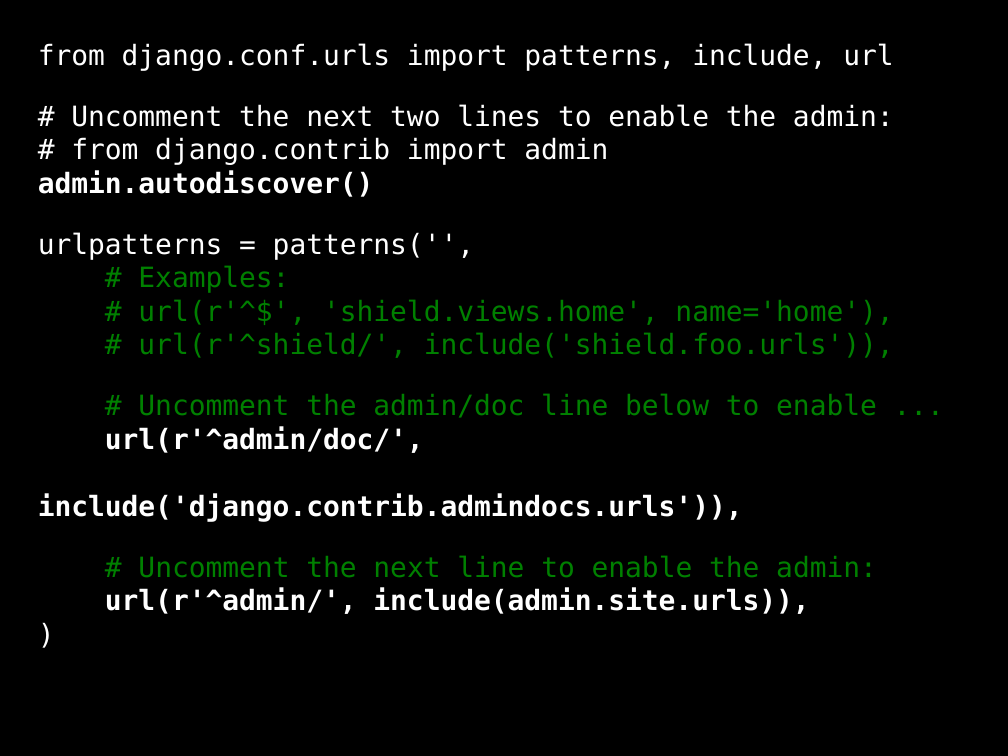
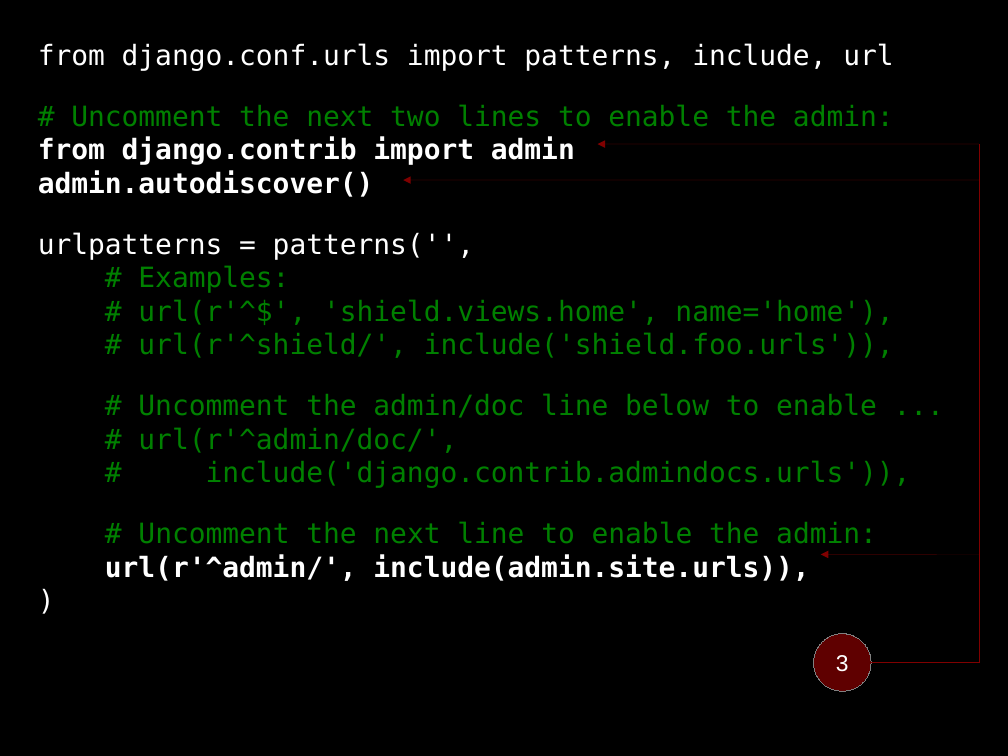
Before and after one commit to euribates/curso-django, a slide deck: slide 53 of presentacion/curso_django.odp. Drawn at 1008x756 pixels with LibreOffice and Linux fonts; fonts in the diff are those of the drawing. Boxes give left, top, right and bottom in pixels: in the first picture for what was removed or moved away, otherwise in the second. Text is boxed around its words. In the diff, an @@ line names an element or a change of style, - is before the commit and + after.

```diff
--- a/presentacion/curso_django.odp
+++ b/presentacion/curso_django.odp
@@ text at (x1=71, y1=104, x2=894, y2=127): text colour #FFFFFF to #008000 in "# Uncomment the next two lines to ..." @@
@@ text at (x1=38, y1=137, x2=575, y2=165): text changed; bold on @@
-# from django.contrib import admin
+from django.contrib import admin
@@ arrow added from (980, 144) to (598, 144), #800000 0 pt @@
@@ line added from (980, 144) to (980, 662), #800000 0 pt @@
@@ arrow added from (980, 180) to (403, 180), #800000 0 pt @@
@@ text at (x1=138, y1=427, x2=911, y2=488): text changed; text colour #FFFFFF to #008000; bold off @@
-url(r'^admin/doc/',
-include('django.contrib.admindocs.urls')),
+# url(r'^admin/doc/',
+# include('django.contrib.admindocs.urls')),
@@ arrow added from (980, 554) to (821, 554), #800000 0 pt @@
@@ ellipse added at (x1=814, y1=634, x2=872, y2=692), fill #800000 at 75% opacity, outline #808080 0 pt, 18 pt, text #FFFFFF @@
+3
@@ line added from (872, 662) to (980, 662), #800000 0 pt @@
```
Also in this commit, not shown: 16 other slides changed, 2 other files.
